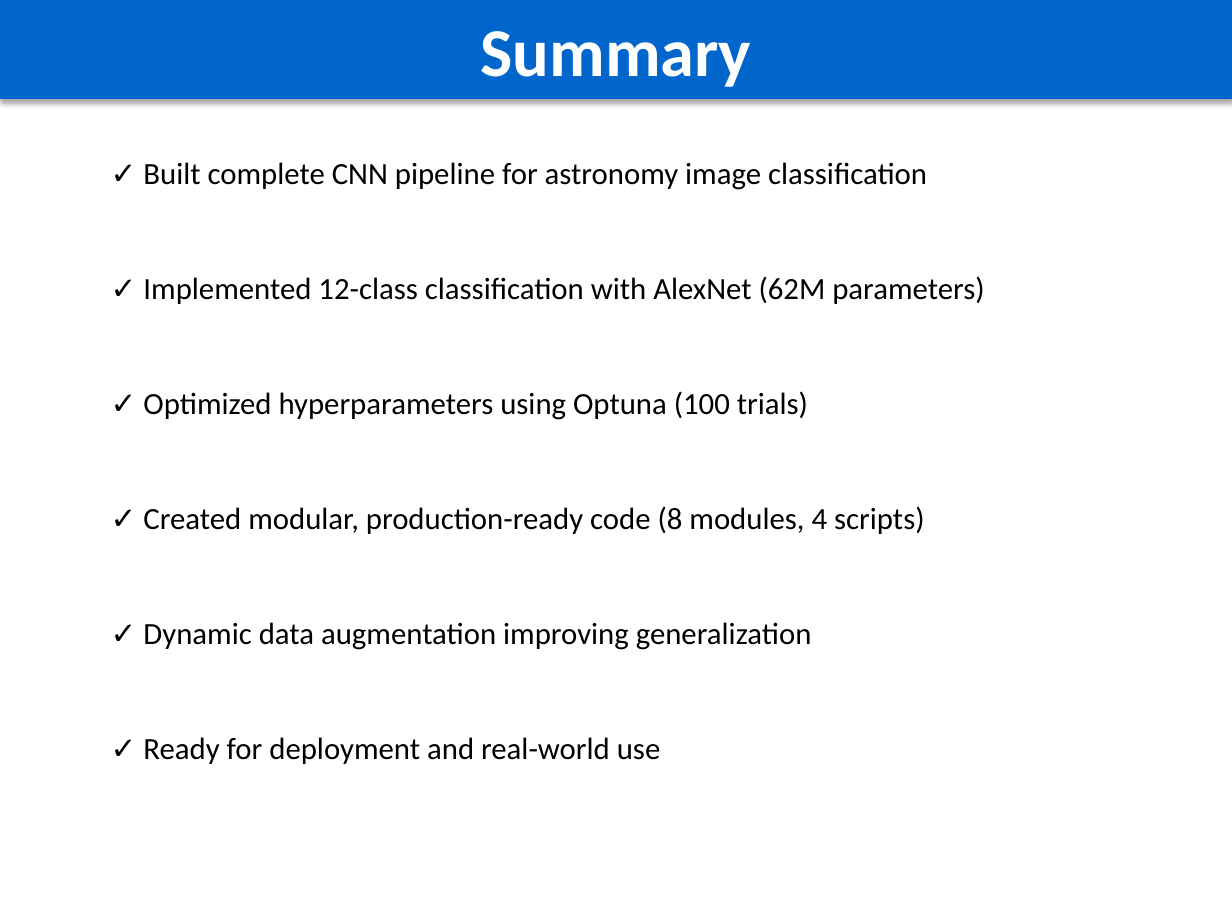
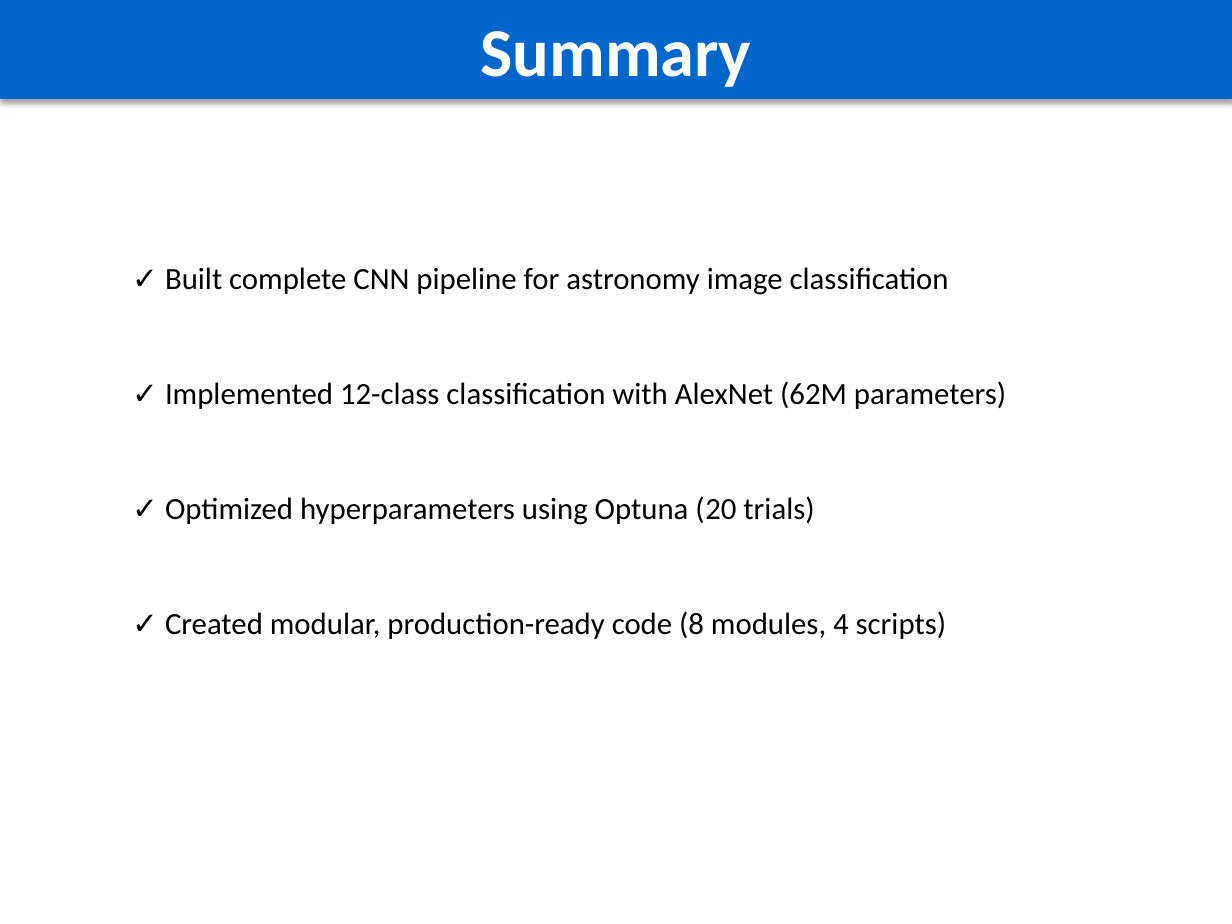
Before and after one commit to Bernardo1205/Deep-Learning, a slide deck: slide 24 of src/assignment-2/CNN/CNN_Classification_Report.pptx (slide 18 before the commit). Drawn at 1232x924 pixels with LibreOffice and Linux fonts; fonts in the diff are those of the drawing. Boxes give left, top, right and bottom in pixels: in the first picture for what was removed or moved away, otherwise in the second. Text is boxed around its words. In the diff, an @@ line names an element or a change of style, - is before the commit and + after.

Commit message:
Updated CNN classification report

```diff
--- a/src/assignment-2/CNN/CNN_Classification_Report.pptx
+++ b/src/assignment-2/CNN/CNN_Classification_Report.pptx
@@ text "✓ Built complete CNN pipeline ..." moved from (x1=143, y1=162, x2=984, y2=764) to (x1=165, y1=267, x2=1006, y2=639) @@
@@ text at (x1=165, y1=496, x2=814, y2=525): text changed @@
-✓ Optimized hyperparameters using Optuna (100 trials)
+✓ Optimized hyperparameters using Optuna (20 trials)
@@ text at (x1=143, y1=622, x2=812, y2=764): paragraphs removed @@
-✓ Dynamic data augmentation improving generalization
-✓ Ready for deployment and real-world use
```
Also in this commit, not shown: 6 other slides changed, 8 slides added, 4 slides removed.
